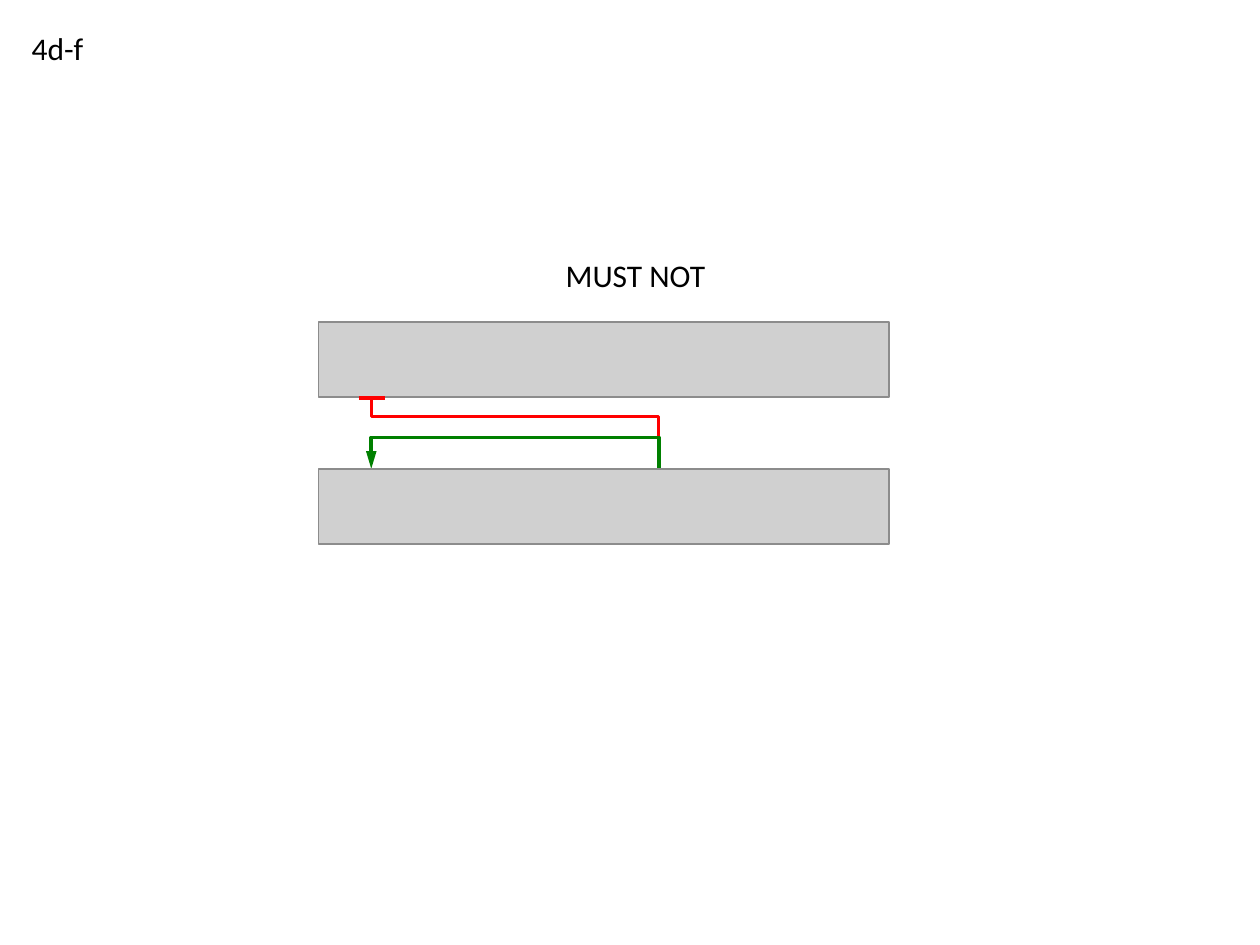
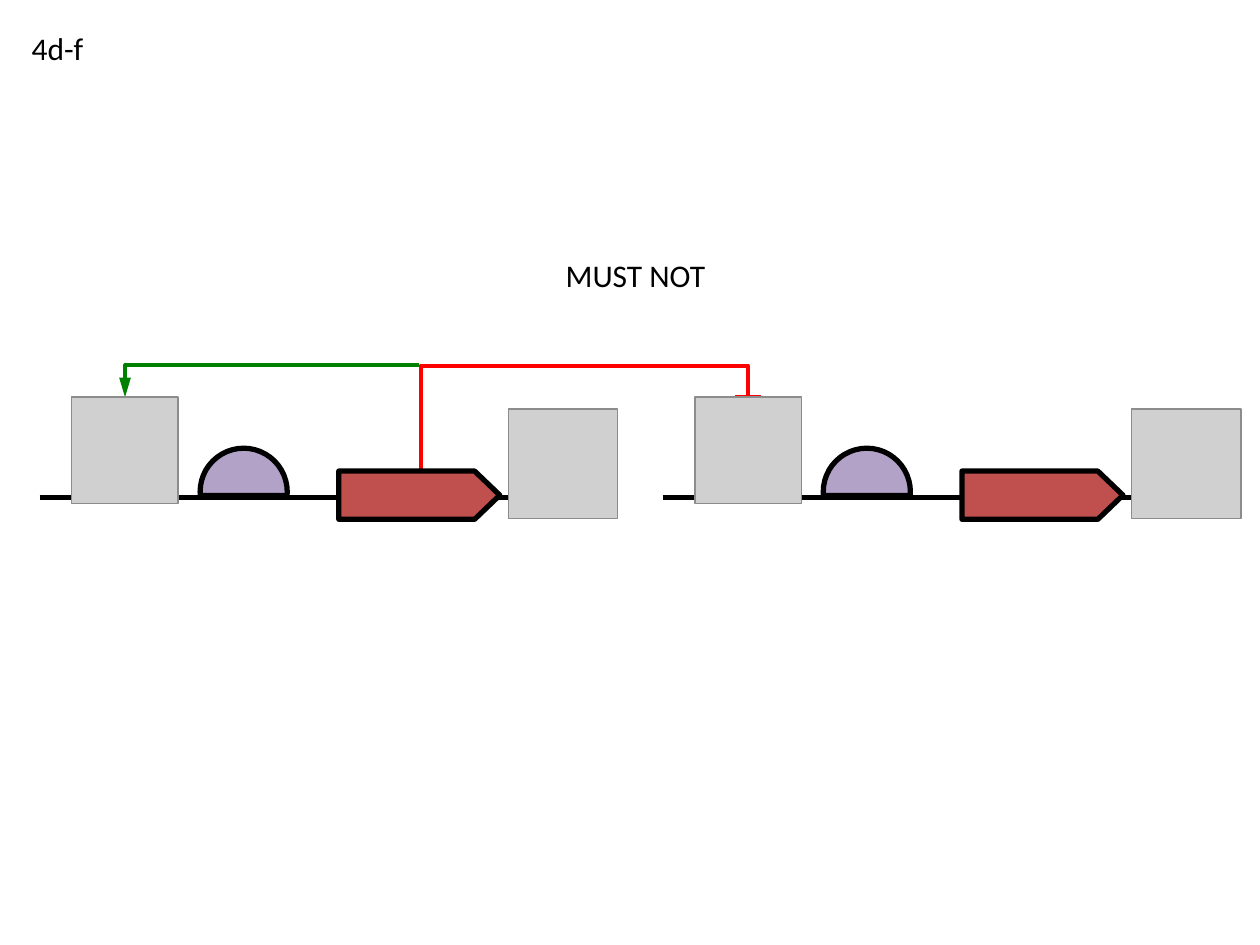
Before and after one commit to SynBioDex/SBOL-visual, a slide deck: slide 6 of specification/imgsrc/4.pptx. Drawn at 1260x945 pixels with LibreOffice and Linux fonts; fonts in the diff are those of the drawing; grey boxes stand for pictures. Boxes give left, top, right and bottom in pixels: in the first picture for what was removed or moved away, otherwise in the second. Text is boxed around its words. In the diff, an @@ line names an element or a change of style, - is before the commit and + after.

```diff
--- a/specification/imgsrc/4.pptx
+++ b/specification/imgsrc/4.pptx
@@ picture removed at (x1=319, y1=321, x2=890, y2=397) @@
@@ elbow arrow moved from (659, 486) - (372, 469) to (420, 365) - (125, 397) @@
@@ elbow arrow (420, 365) - (125, 397): stroke #008000 2 pt to #008000 2.25 pt @@
@@ elbow line moved from (658, 436) - (372, 397) to (420, 471) - (748, 397) @@
@@ elbow line (420, 471) - (748, 397): stroke #FF0000 2 pt to #FF0000 2.25 pt @@
@@ group added at (x1=39, y1=397, x2=619, y2=536): 2 pictures, 1 line, 1 right arrow, 1 chord (boxed as its full ellipse) @@
@@ line moved from (359, 398) - (386, 398) to (735, 397) - (761, 397) @@
@@ line (735, 397) - (761, 397): stroke #FF0000 2 pt to #FF0000 2.25 pt @@
@@ group added at (x1=663, y1=397, x2=1241, y2=536): 2 pictures, 1 line, 1 right arrow, 1 chord (boxed as its full ellipse) @@
@@ picture removed at (x1=319, y1=469, x2=890, y2=544) @@
```
Also in this commit, not shown: 7 other files.
